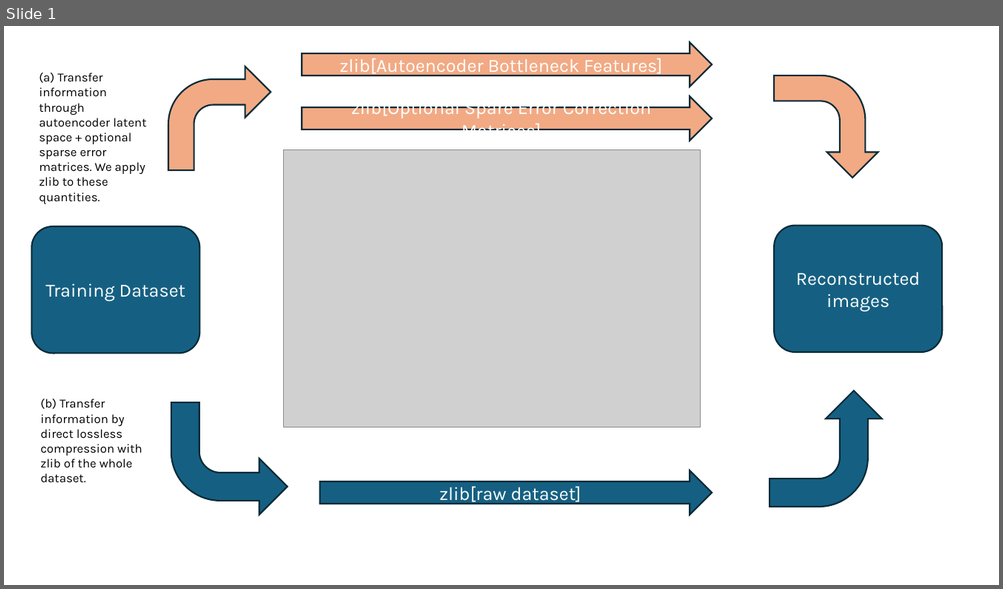
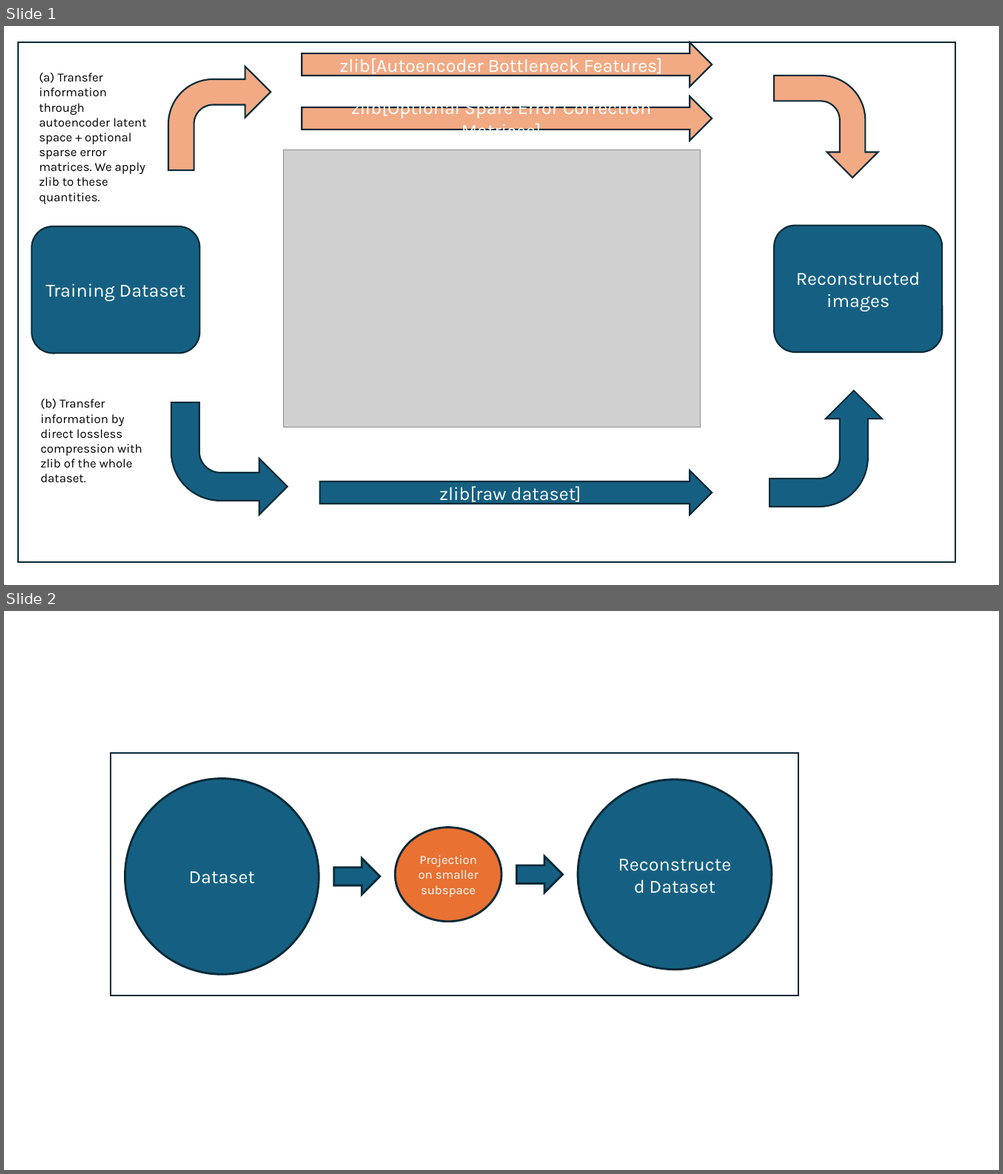
Before and after one commit to AleksanderCehovin/applied_ml_course, a slide deck: project/plots/autoencoder_compression.pptx. Shown one above the other, each under a label of ours: slide 1 before the commit, slides 1 and 2 after it. The pictures are 1003x589 and 1003x1174 pixels, drawn with LibreOffice and Linux fonts; fonts in the diff are those of the drawing; grey boxes stand for pictures. Boxes give left, top, right and bottom in pixels: in the first picture for what was removed or moved away, otherwise in the second. Text is boxed around its words. In the diff, an @@ line names an element or a change of style, - is before the commit and + after.

Commit message:
Adding image to presentation notebook. Updated power point source for the images

```diff
--- a/project/plots/autoencoder_compression.pptx
+++ b/project/plots/autoencoder_compression.pptx
@@ slide 2 added at [4, 611, 999, 1170], background #FFFFFF @@
@@ rectangle added at [111, 754, 799, 996], fill #FFFFFF, outline #092A39 1.5 pt @@
@@ ellipse added at [125, 779, 318, 975], fill #156082, outline #092A39 2 pt, 18 pt, text #FFFFFF @@
+Dataset
@@ ellipse added at [578, 780, 771, 970], fill #156082, outline #092A39 2 pt, 18 pt, text #FFFFFF @@
+Reconstructed Dataset
@@ ellipse added at [395, 827, 502, 921], fill #E97132, outline #092A39 2 pt, 12 pt, text #FFFFFF @@
+Projection on smaller subspace
@@ right arrow added at [334, 859, 380, 895], fill #156082, outline #092A39 2 pt @@
@@ right arrow added at [517, 857, 563, 893], fill #156082, outline #092A39 2 pt @@
@@ slide 1 changed as well @@
@@ rectangle added at [18, 42, 956, 563], fill #FFFFFF, outline #092A39 1.5 pt @@
```
Also in this commit, not shown: 1 other file.
